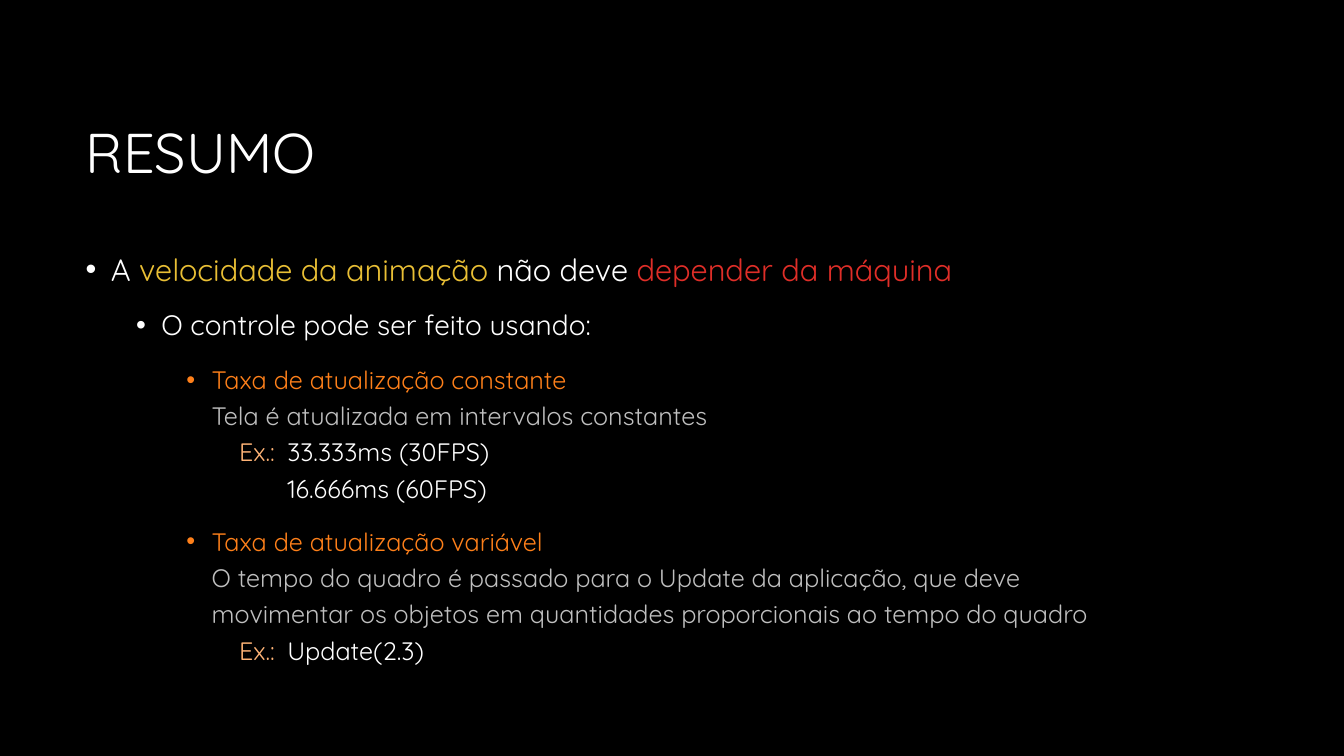
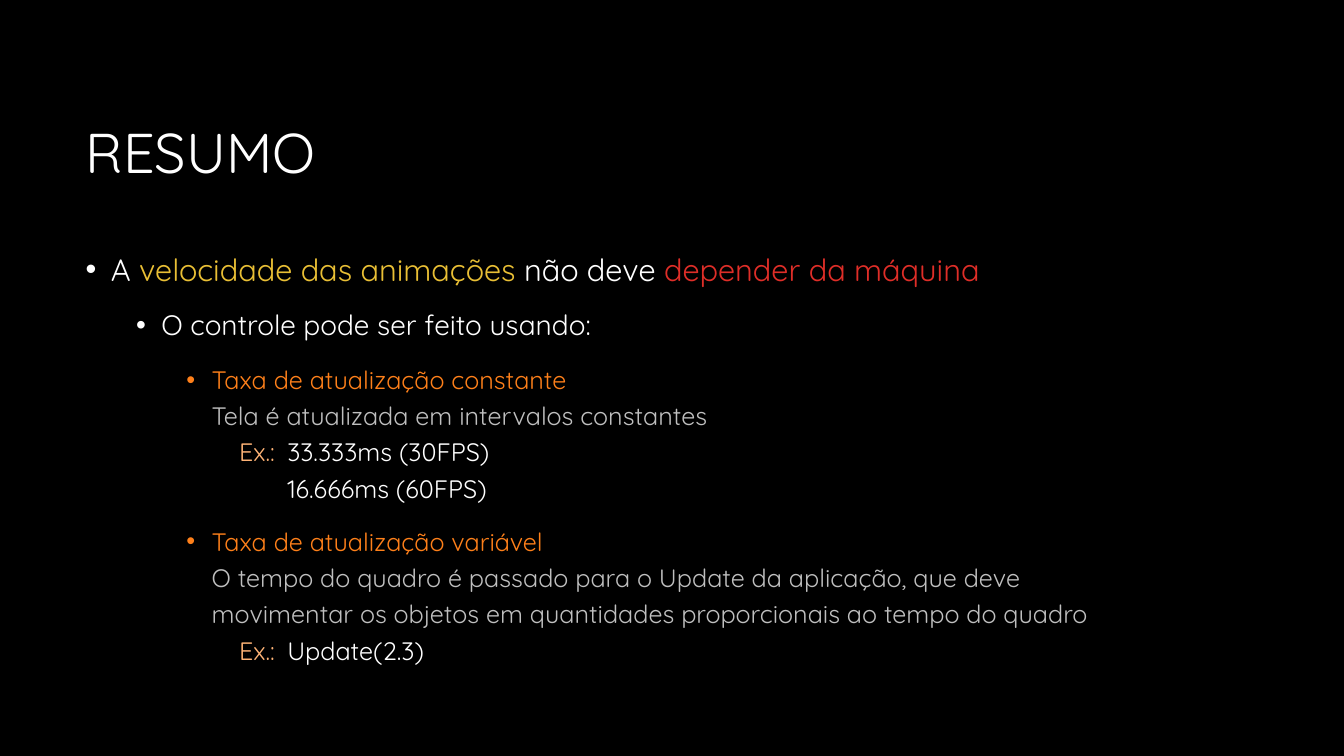
Before and after one commit to JudsonSS/CG, a slide deck: slide 24 of Slides/04. Aplicação Gráfica.pptx (slide 23 before the commit). Drawn at 1344x756 pixels with LibreOffice and Linux fonts; fonts in the diff are those of the drawing; background and template pictures are left out. Boxes give left, top, right and bottom in pixels: in the first picture for what was removed or moved away, otherwise in the second. Text is boxed around its words. In the diff, an @@ line names an element or a change of style, - is before the commit and + after.

```diff
--- a/Slides/04. Aplicação Gráfica.pptx
+++ b/Slides/04. Aplicação Gráfica.pptx
@@ text at <box>111,258,979,287</box>: text changed @@
-• A velocidade da animação não deve depender da máquina
+• A velocidade das animações não deve depender da máquina
```
Also in this commit, not shown: 12 other slides changed, 1 slide added.
